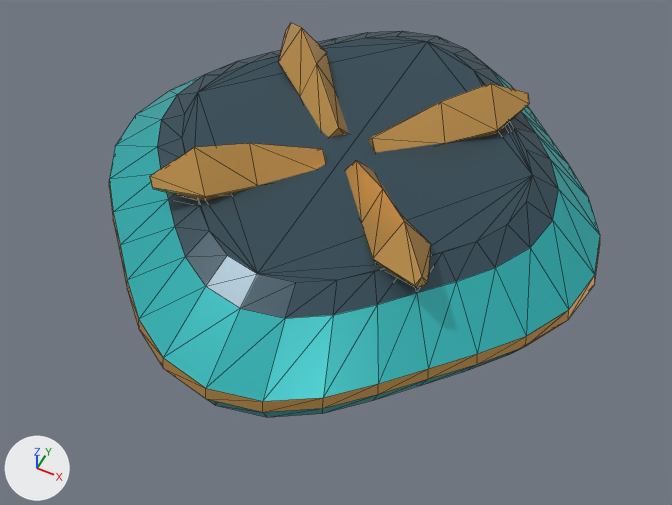
One commit to the glTF model public/models/optics/occupiedSquare.glb: the scene before it, then after it.
Camera for both pictures: a 50 mm lens placed at (0.588, -1.224, 1.437), pointed at (0.033, -0.114, 0.05). The lights are fixed; the arrows at lower left show +X, +Y and +Z. The picture after the commit comes second. Mesh edges are drawn as thin lines. Vertices at exactly the same position are counted once.

The first picture shows 'occupiedSquare'.
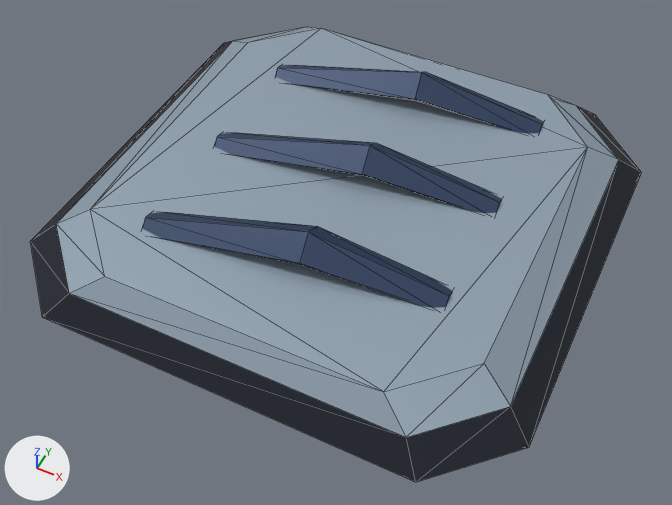
Location of each change, [x1, y1, x2, y2] in pixels of the pictures (672 x 505 px):
'occupiedSquare', reshaped, recoloured (24% wider, 15% taller)
    before: [109, 23, 600, 418]
    after: [31, 26, 642, 482]
part 1 of me_occupiedsquare, rebuilt (24% wider, 18% taller)
    before: [109, 31, 600, 418]
    after: [31, 26, 642, 482]
part 2 of me_occupiedsquare, added
    after: [142, 212, 452, 308]
part 3 of me_occupiedsquare, added
    after: [214, 133, 502, 213]
part 4 of me_occupiedsquare, added
    after: [275, 65, 544, 134]
part 5 of me_occupiedsquare, deleted (orange)
    before: [368, 83, 529, 152]
part 6 of me_occupiedsquare, deleted (orange)
    before: [150, 143, 326, 201]
part 7 of me_occupiedsquare, deleted (orange)
    before: [278, 23, 349, 137]
part 8 of me_occupiedsquare, deleted (orange)
    before: [345, 161, 431, 287]

The change, as a list of edits to the scene's bpy script:
```text
Add mat_naval_enamel:
    mat_naval_enamel = principled_material('Naval enamel')
    mat_naval_enamel.base_color = (0.0203, 0.0437, 0.105)  # dark blue #273b5b
    mat_naval_enamel.metallic = 0.31
    mat_naval_enamel.roughness = 0.49
Add mat_titanium_chamfers:
    mat_titanium_chamfers = principled_material('Titanium chamfers')
    mat_titanium_chamfers.base_color = (0.342, 0.429, 0.515)  # greyish blue #9eafbe
    mat_titanium_chamfers.metallic = 0.42
    mat_titanium_chamfers.roughness = 0.42
Add mat_graphite_isolation:
    mat_graphite_isolation = principled_material('Graphite isolation')
    mat_graphite_isolation.base_color = (0.00651, 0.011, 0.0212)  # black #131b28
    mat_graphite_isolation.metallic = 0.25
    mat_graphite_isolation.roughness = 0.61
Change me_occupiedsquare:
    used by ob_occupiedsquare; location = (0.0, 0.0, 0.0)
    remove me_occupiedsquare.from_pydata(...)  # 272 vertices, 524 faces; spans x -0.519..0.519, y -0.543..0.543, z 0.012..0.308
    remove me_occupiedsquare.materials.append(mat_midnight_ceramic)  # dark blue #354f5c
    remove me_occupiedsquare.materials.append(mat_lagoon_enamel)  # cyan #32babc
    remove me_occupiedsquare.materials.append(mat_satin_brass)  # orange #edb665
    add me_occupiedsquare.from_pydata(...)  # 77 vertices, 138 faces; spans x -0.52..0.52, y -0.514..0.514, z 0.0..0.211
    me_occupiedsquare part 1: the loose piece of 192 vertices spanning x -0.519..0.519, y -0.543..0.543, z 0.012..0.215 is rebuilt with 32 vertices and now spans x -0.52..0.52, y -0.514..0.514, z 0.0..0.146
    me_occupiedsquare part 2: a new loose piece of 15 vertices spanning x -0.296..0.302, y -0.312..-0.168, z 0.136..0.211
    me_occupiedsquare part 3: a new loose piece of 15 vertices spanning x -0.296..0.302, y -0.052..0.092, z 0.136..0.211
    me_occupiedsquare part 4: a new loose piece of 15 vertices spanning x -0.296..0.302, y 0.208..0.352, z 0.136..0.211
    me_occupiedsquare part 5: the loose piece of 20 vertices spanning x 0.01..0.277, y 0.01..0.277, z 0.186..0.308 is deleted
    me_occupiedsquare part 6: the loose piece of 20 vertices spanning x -0.277..-0.01, y -0.277..-0.01, z 0.186..0.308 is deleted
    me_occupiedsquare part 7: the loose piece of 20 vertices spanning x -0.277..-0.01, y 0.01..0.277, z 0.186..0.308 is deleted
    me_occupiedsquare part 8: the loose piece of 20 vertices spanning x 0.01..0.277, y -0.277..-0.01, z 0.186..0.308 is deleted
    add me_occupiedsquare.materials.append(mat_graphite_isolation)  # black #131b28
    add me_occupiedsquare.materials.append(mat_naval_enamel)  # dark blue #273b5b
    add me_occupiedsquare.materials.append(mat_titanium_chamfers)  # greyish blue #9eafbe
```
